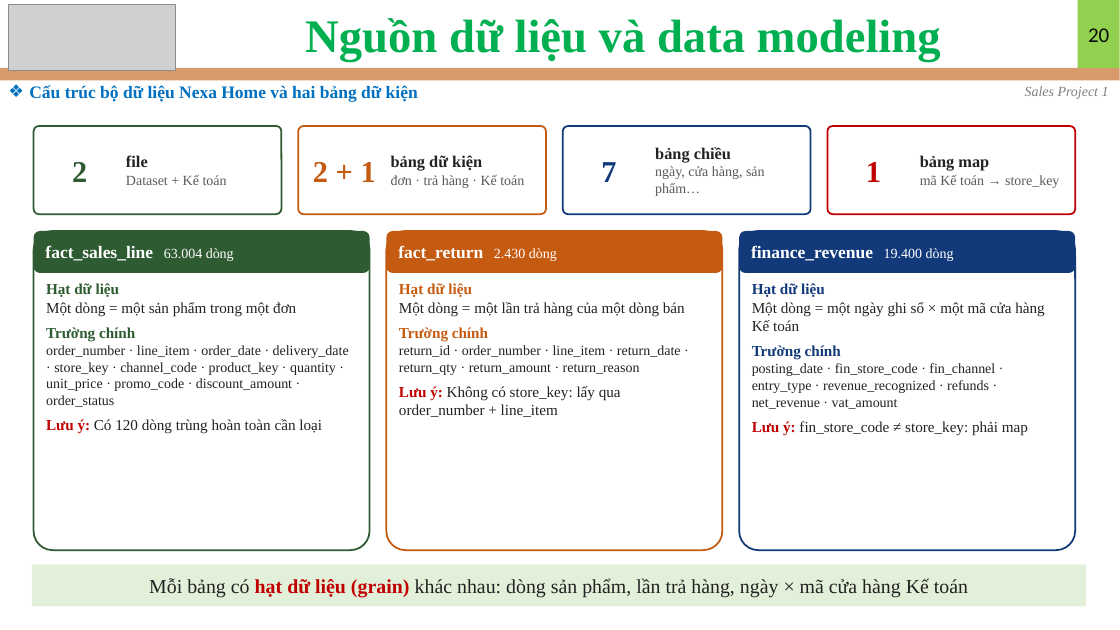
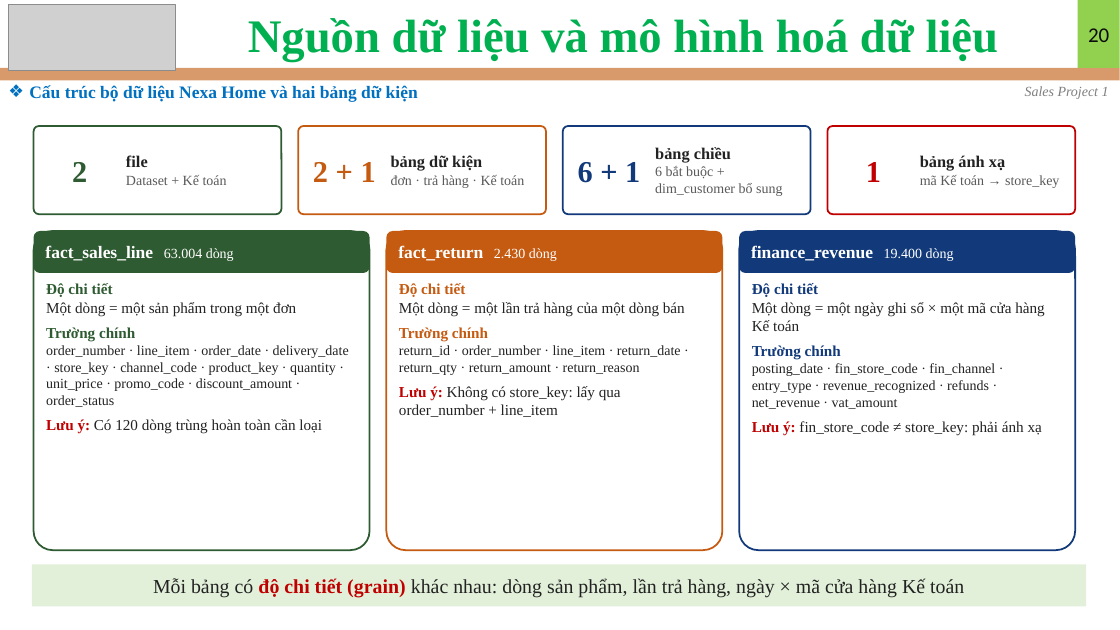
Before and after one commit to nguyennguyenphuc/eDA-Mentor, a slide deck: slide 20 of Sales/Sales Data/Project 1/Slide_Project_1.pptx. Drawn at 1120x630 pixels with LibreOffice and Linux fonts; fonts in the diff are those of the drawing; grey boxes stand for pictures. Boxes give left, top, right and bottom in pixels: in the first picture for what was removed or moved away, otherwise in the second. Text is boxed around its words. In the diff, an @@ line names an element or a change of style, - is before the commit and + after.

```diff
--- a/Sales/Sales Data/Project 1/Slide_Project_1.pptx
+++ b/Sales/Sales Data/Project 1/Slide_Project_1.pptx
@@ text at (x1=248, y1=18, x2=998, y2=62): text changed @@
-Nguồn dữ liệu và data modeling
+Nguồn dữ liệu và mô hình hoá dữ liệu
@@ text at (x1=578, y1=162, x2=640, y2=183): text changed @@
-7
+6 + 1
@@ text at (x1=655, y1=166, x2=782, y2=196): text changed @@
-ngày, cửa hàng, sản phẩm…
+6 bắt buộc + dim_customer bổ sung
@@ text at (x1=920, y1=155, x2=1005, y2=171): text changed @@
-bảng map
+bảng ánh xạ
@@ text at (x1=46, y1=283, x2=113, y2=297): text changed @@
-Hạt dữ liệu
+Độ chi tiết
@@ text at (x1=399, y1=283, x2=465, y2=297): text changed @@
-Hạt dữ liệu
+Độ chi tiết
@@ text at (x1=752, y1=283, x2=818, y2=297): text changed @@
-Hạt dữ liệu
+Độ chi tiết
@@ text at (x1=752, y1=421, x2=1042, y2=436): text changed @@
-Lưu ý: fin_store_code ≠ store_key: phải map
+Lưu ý: fin_store_code ≠ store_key: phải ánh xạ
@@ text in rectangle at (x1=153, y1=578, x2=964, y2=598): text changed @@
-Mỗi bảng có hạt dữ liệu (grain) khác nhau: dòng sản phẩm, lần trả hàng, ngày × mã cửa hàng Kế toán
+Mỗi bảng có độ chi tiết (grain) khác nhau: dòng sản phẩm, lần trả hàng, ngày × mã cửa hàng Kế toán
```
Also in this commit, not shown: 39 other slides changed, 24 other files.
